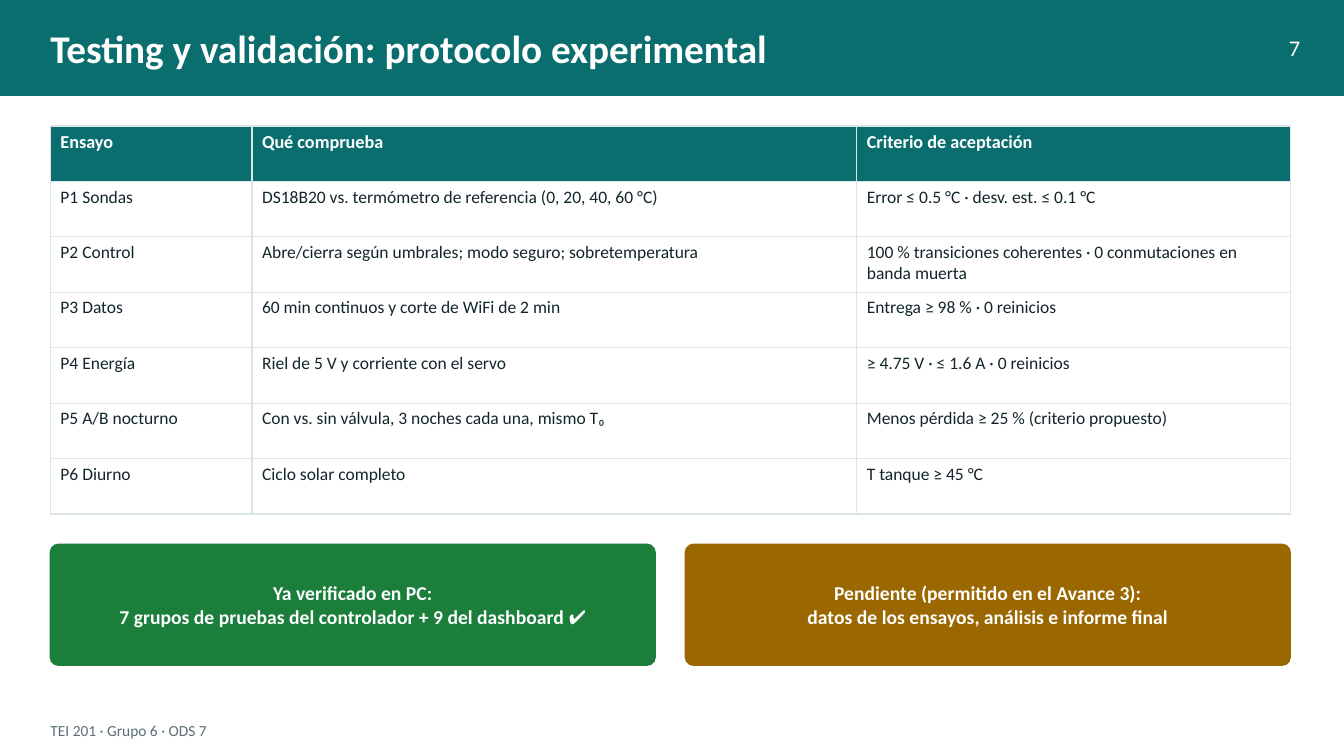
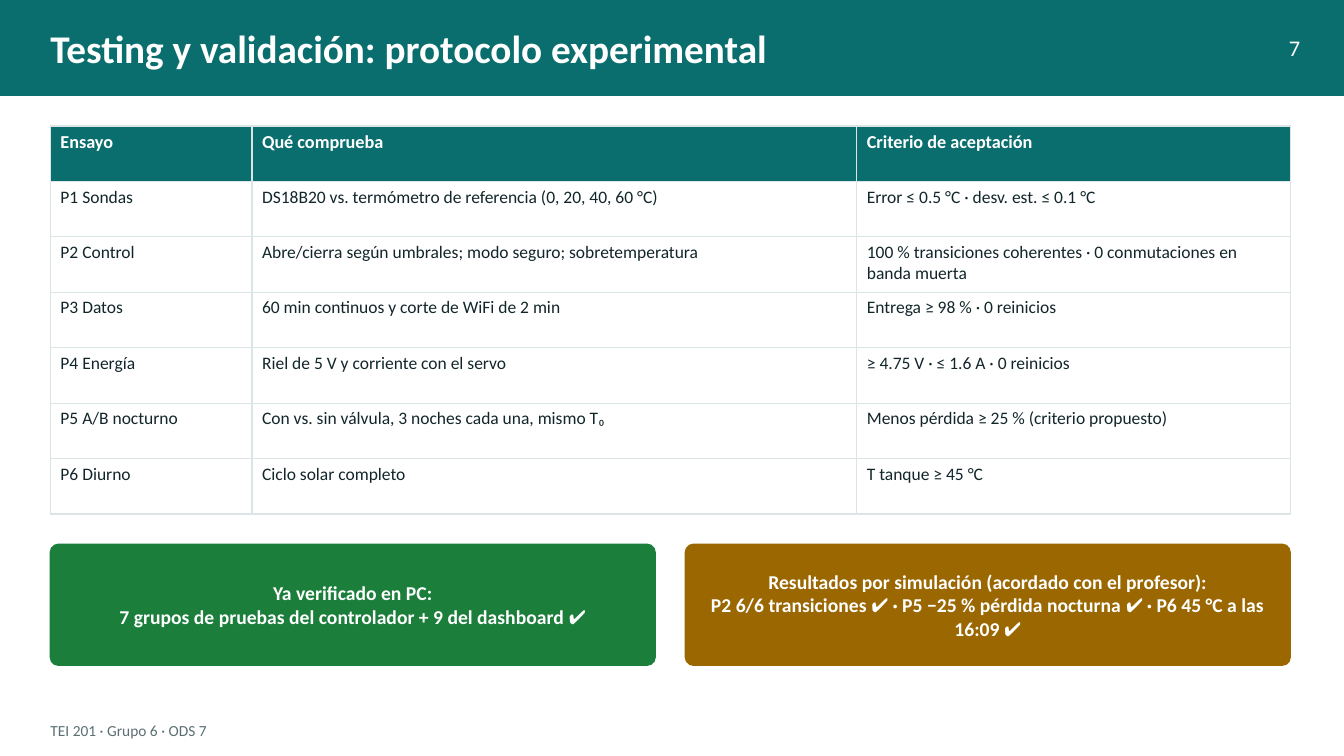
Before and after one commit to borlandolorenzo-jpg/tei201-grupo6-termosifon-iot, a slide deck: slide 7 of docs/Presentacion_Avance3.pptx. Drawn at 1344x756 pixels with LibreOffice and Linux fonts; fonts in the diff are those of the drawing. Boxes give left, top, right and bottom in pixels: in the first picture for what was removed or moved away, otherwise in the second. Text is boxed around its words. In the diff, an @@ line names an element or a change of style, - is before the commit and + after.

```diff
--- a/docs/Presentacion_Avance3.pptx
+++ b/docs/Presentacion_Avance3.pptx
@@ text at (711,574,1263,636): text changed @@
-Pendiente (permitido en el Avance 3):
-datos de los ensayos, análisis e informe final
+Resultados por simulación (acordado con el profesor):
+P2 6/6 transiciones ✔ · P5 −25 % pérdida nocturna ✔ · P6 45 °C a las 16:09 ✔
```
Also in this commit, not shown: 19 other files.
